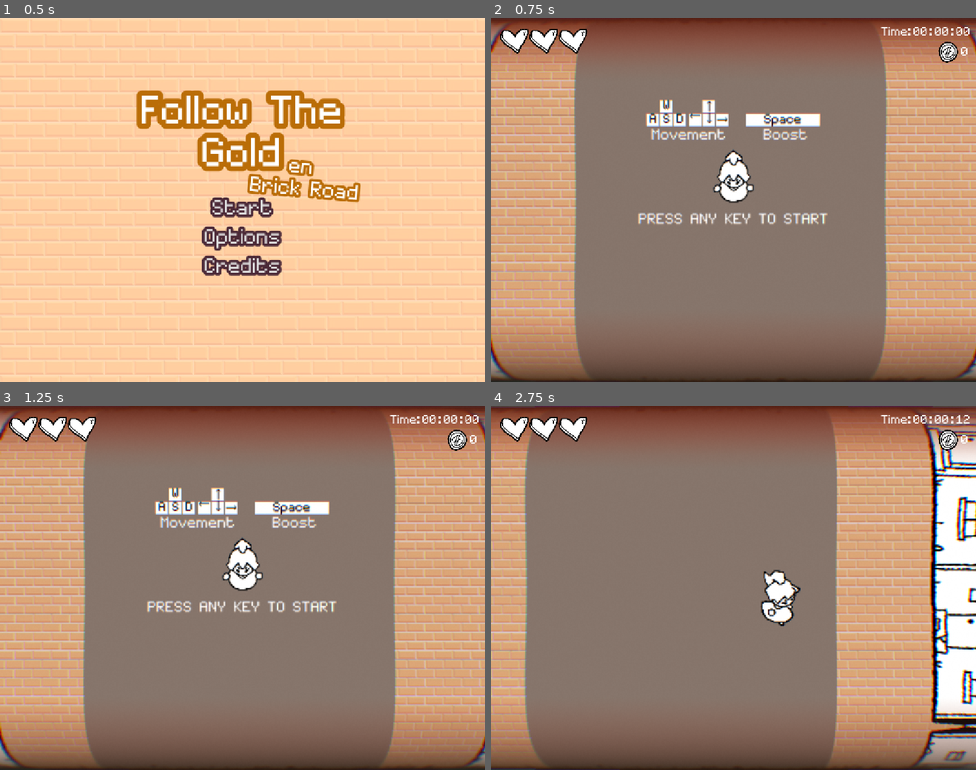
Above: before the commit, frames 1-4 (two rows, left to right).
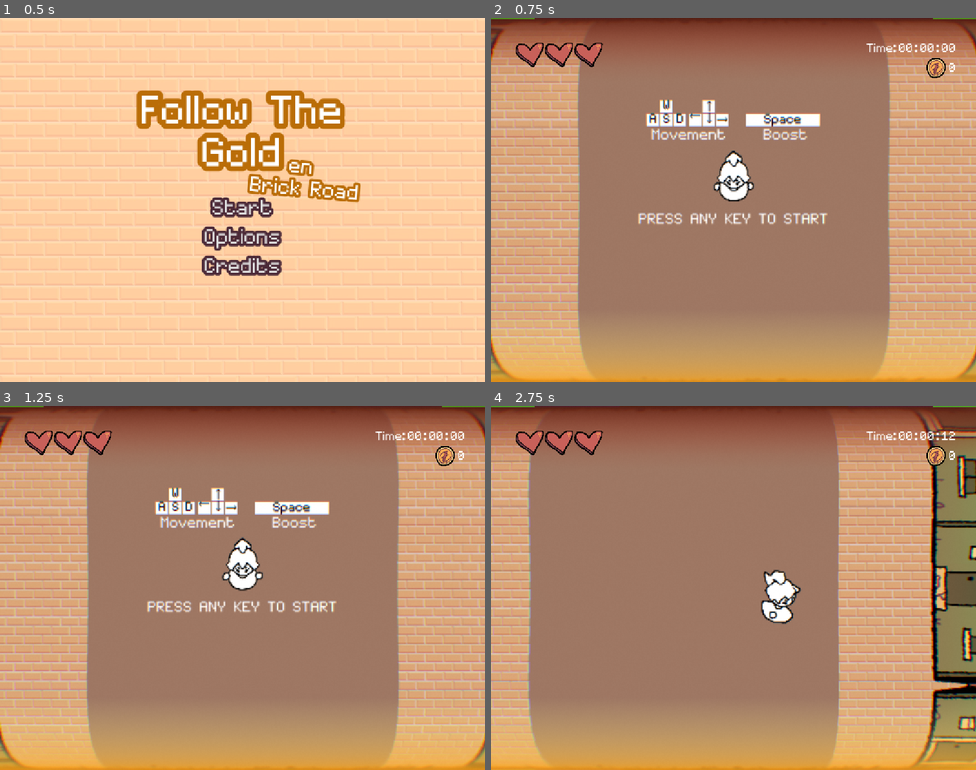
Above: after the commit, the same moments.

Repository: kayillustrations/Follow-The-Gold
Game: Godot game, scene res://scenes/main_menu.tscn
The game is run twice, just before and just after one commit, with the same random seed, the same clock (stepped at 60 frames per second) and the same inputs.
Inputs (mouse positions are in pixels of both pictures, inside the frame that each line leads up to):
- Up to frame 1 (0.5 s): no input
- Up to frame 2 (0.75 s): click "Start" at 0.5 s
- Up to frame 3 (1.25 s): no input
- Up to frame 4 (2.75 s): tap Enter (ui_accept) at 1.25, 1.52, 2.27 s; move the mouse to (840, 569) at 1.27 s; hold D (right) 1.28-2.03 s; tap Space (Boost) at 1.35, 2.1 s; move the mouse to (636, 606) at 2.02 s; hold Down (down) from 2.03 s (still down)

Frame 1 is identical in both runs. In frame 2, 36% of the frame differs, in the area x 0-100%, y 0-100%; in frame 3, 35%; in frame 4, 39%.

Commit message:
movement animations

Diff:
--- a/objects/coin.tscn
+++ b/objects/coin.tscn
@@ -17,7 +17,8 @@
 script = ExtResource("1_je4cw")
 
 [node name="Sprite2D" type="Sprite2D" parent="."]
-scale = Vector2(0.25, 0.25)
+position = Vector2(0.542553, 0.5)
+scale = Vector2(0.244681, 0.244681)
 texture = ExtResource("2_1o7s2")
 
 [node name="CollisionShape2D" type="CollisionShape2D" parent="."]
--- a/objects/obs_puddle.tscn
+++ b/objects/obs_puddle.tscn
@@ -9,6 +9,7 @@
 height = 33.0
 
 [node name="Puddle" instance=ExtResource("1_2yiwk")]
+scale = Vector2(4, 4)
 script = ExtResource("2_j2rvv")
 
 [node name="Sprite2D" parent="." index="0"]
--- a/objects/player.gd
+++ b/objects/player.gd
@@ -81,13 +81,6 @@
 		return true
 	else: return false
 
-func PlayAnim(anim):
-	if anim == null:
-		#match movement
-		pass
-	else: #play anim
-		pass
-	pass
 
 func AxisMovement():
 	if direction_x == 0:
@@ -109,7 +102,9 @@
 		walk_mod = 1/4
 	elif isBoosted:
 		velocity *=2
-	else: Boost(false)
+	else:
+		Boost(false)
+		walk_mod = .9
 
 	if !canMove:
 		velocity.y = GameManager.b_movement
@@ -119,8 +114,8 @@
 func GetAnimated():
 	if direction_x > 0:animated_sprite_2d.flip_h = true
 	else: animated_sprite_2d.flip_h = false
-	if direction_y > 0: animated_sprite_2d.speed_scale = 1.5
-	else: animated_sprite_2d.speed_scale = 1
+	if direction_y < 0: animated_sprite_2d.speed_scale = 1.75
+	else: animated_sprite_2d.speed_scale = 1.15
 
 	if direction_x == 0 && direction_y > 0:
 		animated_sprite_2d.animation = "idle"
--- a/objects/player.tscn
+++ b/objects/player.tscn
@@ -1,58 +1,41 @@
-[gd_scene load_steps=23 format=3 uid="uid://dh2v0600vkess"]
+[gd_scene load_steps=41 format=3 uid="uid://dh2v0600vkess"]
 
 [ext_resource type="Script" uid="uid://053yqqoj8kga" path="res://objects/player.gd" id="1_ykyjo"]
-[ext_resource type="Texture2D" uid="uid://bdcx8e54af2hr" path="res://art/p_angle.png" id="2_s4hvt"]
-[ext_resource type="Texture2D" uid="uid://c5ur0kfhswm1x" path="res://art/p_forward.png" id="3_2sux5"]
+[ext_resource type="Texture2D" uid="uid://cyqvbiubus3ot" path="res://art/angle/angle_0000.png" id="2_mle5l"]
+[ext_resource type="Texture2D" uid="uid://cdkcoiyefxedg" path="res://art/angle/angle_0001.png" id="3_i4kk0"]
 [ext_resource type="Script" uid="uid://dqvai2dc6pdkc" path="res://_globals/components/health_comp.gd" id="3_uxov2"]
-[ext_resource type="Texture2D" uid="uid://ccglb0xd6rheb" path="res://art/p_idle.png" id="4_iqfnf"]
+[ext_resource type="Texture2D" uid="uid://0glbol7qhbny" path="res://art/idle/idle_0000.png" id="4_bhqug"]
 [ext_resource type="AudioStream" uid="uid://cillrsqptynng" path="res://sound/sfx/sfx_player/boostsfx.wav" id="4_nmc1l"]
+[ext_resource type="Texture2D" uid="uid://x5bngqyxigfe" path="res://art/angle/angle_0002.png" id="4_s854h"]
 [ext_resource type="AudioStream" uid="uid://2yg770bir0wt" path="res://sound/sfx/sfx_player/sfx_footsteps/footstep1.wav" id="5_4vq5b"]
-[ext_resource type="Texture2D" uid="uid://dgki2ifhg5ap2" path="res://art/p_side.png" id="5_bhqug"]
+[ext_resource type="Texture2D" uid="uid://c0ol5ehis2lt0" path="res://art/idle/idle_0001.png" id="5_cyhxw"]
 [ext_resource type="AudioStream" uid="uid://l5ycmngpuuwc" path="res://sound/sfx/sfx_player/hurtsfx.wav" id="5_mqnmn"]
+[ext_resource type="Texture2D" uid="uid://muy4om03p3nc" path="res://art/angle/angle_0003.png" id="5_tj211"]
 [ext_resource type="AudioStream" uid="uid://bfak80wc1fmpg" path="res://sound/sfx/sfx_player/sfx_footsteps/footstep2.wav" id="6_3nfmf"]
 [ext_resource type="AudioStream" uid="uid://b3lni6lo6o4hh" path="res://sound/sfx/sfx_obstacles/smokehitsfx.wav" id="6_5esnd"]
+[ext_resource type="Texture2D" uid="uid://vuitr166bjq3" path="res://art/angle/angle_0004.png" id="6_kqdjh"]
+[ext_resource type="Texture2D" uid="uid://c2rjclarlr8l" path="res://art/idle/idle_0002.png" id="6_wq66c"]
 [ext_resource type="AudioStream" uid="uid://dx0hy058up8m0" path="res://sound/sfx/sfx_player/sfx_footsteps/footstep3.wav" id="7_42cpl"]
+[ext_resource type="Texture2D" uid="uid://6j70hgqdkkwg" path="res://art/idle/idle_0003.png" id="7_183dw"]
+[ext_resource type="Texture2D" uid="uid://c07ehs33ge66b" path="res://art/angle/angle_0005.png" id="7_a5pfi"]
 [ext_resource type="AudioStream" uid="uid://f7yeoatwf6fy" path="res://sound/sfx/sfx_obstacles/splashsfx.wav" id="7_w1o2u"]
+[ext_resource type="Texture2D" uid="uid://c4822yams8man" path="res://art/forward/forward_0000.png" id="8_f2hc5"]
 [ext_resource type="AudioStream" uid="uid://bxwasjun26mj5" path="res://sound/sfx/sfx_player/confusedsfx.wav" id="8_s4hvt"]
 [ext_resource type="AudioStream" uid="uid://bnda7bdu0uapw" path="res://sound/sfx/sfx_player/sfx_footsteps/footstep4.wav" id="8_vqq2l"]
 [ext_resource type="AudioStream" uid="uid://c8nonnd0qjbse" path="res://sound/sfx/sfx_player/getcoinsfx.wav" id="9_2sux5"]
 [ext_resource type="AudioStream" uid="uid://df7sjs3pmrwsm" path="res://sound/sfx/sfx_player/sfx_footsteps/footstep5.wav" id="9_r673r"]
+[ext_resource type="Texture2D" uid="uid://cissjwksongal" path="res://art/forward/forward_0001.png" id="9_sktdc"]
+[ext_resource type="Texture2D" uid="uid://bg3ejgpr7puny" path="res://art/forward/forward_0002.png" id="10_ghhh6"]
 [ext_resource type="AudioStream" uid="uid://doopgymm30mmj" path="res://sound/sfx/sfx_player/sfx_footsteps/footstep6.wav" id="10_mqnmn"]
-
-[sub_resource type="SpriteFrames" id="SpriteFrames_cyhxw"]
-animations = [{
-"frames": [{
-"duration": 1.0,
-"texture": ExtResource("2_s4hvt")
-}],
-"loop": true,
-"name": &"angle",
-"speed": 5.0
-}, {
-"frames": [{
-"duration": 1.0,
-"texture": ExtResource("3_2sux5")
-}],
-"loop": true,
-"name": &"forward",
-"speed": 5.0
-}, {
-"frames": [{
-"duration": 1.0,
-"texture": ExtResource("4_iqfnf")
-}],
-"loop": true,
-"name": &"idle",
-"speed": 5.0
-}, {
-"frames": [{
-"duration": 1.0,
-"texture": ExtResource("5_bhqug")
-}],
-"loop": true,
-"name": &"side",
-"speed": 5.0
-}]
+[ext_resource type="Texture2D" uid="uid://vbr4w8srjdr2" path="res://art/forward/forward_0003.png" id="11_dibtv"]
+[ext_resource type="Texture2D" uid="uid://8msyn5vf4ucv" path="res://art/forward/forward_0004.png" id="12_d4anp"]
+[ext_resource type="Texture2D" uid="uid://d3hr8w428xtdv" path="res://art/forward/forward_0005.png" id="13_ct16p"]
+[ext_resource type="Texture2D" uid="uid://ceqyb6qep4a8w" path="res://art/side/side_0000.png" id="18_arub5"]
+[ext_resource type="Texture2D" uid="uid://cse6i16lg6mup" path="res://art/side/side_0001.png" id="19_4g3oa"]
+[ext_resource type="Texture2D" uid="uid://cc754gj2d86uo" path="res://art/side/side_0002.png" id="20_r7a5p"]
+[ext_resource type="Texture2D" uid="uid://c5sq7mgpg6umk" path="res://art/side/side_0003.png" id="21_kmthn"]
+[ext_resource type="Texture2D" uid="uid://bt7ggbwqjp8" path="res://art/side/side_0004.png" id="22_775wt"]
+[ext_resource type="Texture2D" uid="uid://d2qjxevb1h042" path="res://art/side/side_0005.png" id="23_dsdn8"]
 
 [sub_resource type="CapsuleShape2D" id="CapsuleShape2D_bxedw"]
 radius = 31.0
@@ -61,6 +44,95 @@
 [sub_resource type="CapsuleShape2D" id="CapsuleShape2D_uxov2"]
 radius = 33.0
 height = 120.0
+
+[sub_resource type="SpriteFrames" id="SpriteFrames_cyhxw"]
+animations = [{
+"frames": [{
+"duration": 1.0,
+"texture": ExtResource("2_mle5l")
+}, {
+"duration": 1.0,
+"texture": ExtResource("3_i4kk0")
+}, {
+"duration": 1.0,
+"texture": ExtResource("4_s854h")
+}, {
+"duration": 1.0,
+"texture": ExtResource("5_tj211")
+}, {
+"duration": 1.0,
+"texture": ExtResource("6_kqdjh")
+}, {
+"duration": 1.0,
+"texture": ExtResource("7_a5pfi")
+}],
+"loop": true,
+"name": &"angle",
+"speed": 5.0
+}, {
+"frames": [{
+"duration": 1.0,
+"texture": ExtResource("8_f2hc5")
+}, {
+"duration": 1.0,
+"texture": ExtResource("9_sktdc")
+}, {
+"duration": 1.0,
+"texture": ExtResource("10_ghhh6")
+}, {
+"duration": 1.0,
+"texture": ExtResource("11_dibtv")
+}, {
+"duration": 1.0,
+"texture": ExtResource("12_d4anp")
+}, {
+"duration": 1.0,
+"texture": ExtResource("13_ct16p")
+}],
+"loop": true,
+"name": &"forward",
+"speed": 5.0
+}, {
+"frames": [{
+"duration": 2.0,
+"texture": ExtResource("4_bhqug")
+}, {
+"duration": 1.5,
+"texture": ExtResource("5_cyhxw")
+}, {
+"duration": 1.5,
+"texture": ExtResource("6_wq66c")
+}, {
+"duration": 1.5,
+"texture": ExtResource("7_183dw")
+}],
+"loop": true,
+"name": &"idle",
+"speed": 5.0
+}, {
+"frames": [{
+"duration": 1.0,
+"texture": ExtResource("18_arub5")
+}, {
+"duration": 1.0,
+"texture": ExtResource("19_4g3oa")
+}, {
+"duration": 1.0,
+"texture": ExtResource("20_r7a5p")
+}, {
+"duration": 1.0,
+"texture": ExtResource("21_kmthn")
+}, {
+"duration": 1.0,
+"texture": ExtResource("22_775wt")
+}, {
+"duration": 1.0,
+"texture": ExtResource("23_dsdn8")
+}],
+"loop": true,
+"name": &"side",
+"speed": 5.0
+}]
 
 [sub_resource type="AudioStreamRandomizer" id="AudioStreamRandomizer_5esnd"]
 streams_count = 6
@@ -78,6 +150,22 @@
 collision_mask = 17
 script = ExtResource("1_ykyjo")
 
+[node name="Collision" type="CollisionShape2D" parent="."]
+position = Vector2(0, -57)
+shape = SubResource("CapsuleShape2D_bxedw")
+
+[node name="HealthComp" type="Area2D" parent="."]
+position = Vector2(0, -55.75)
+collision_layer = 2
+collision_mask = 12
+script = ExtResource("3_uxov2")
+
+[node name="CollisionShape2D" type="CollisionShape2D" parent="HealthComp"]
+shape = SubResource("CapsuleShape2D_uxov2")
+
+[node name="Buffer" type="Timer" parent="HealthComp"]
+one_shot = true
+
 [node name="Sprite2D" type="Sprite2D" parent="."]
 position = Vector2(0, -55.75)
 scale = Vector2(0.5, 0.5)
@@ -91,27 +179,12 @@
 animation = &"idle"
 autoplay = "idle"
 
-[node name="Collision" type="CollisionShape2D" parent="."]
-position = Vector2(0, -57)
-shape = SubResource("CapsuleShape2D_bxedw")
-
-[node name="HealthComp" type="Area2D" parent="."]
-position = Vector2(0, -55.75)
-collision_layer = 2
-collision_mask = 12
-script = ExtResource("3_uxov2")
-
-[node name="CollisionShape2D" type="CollisionShape2D" parent="HealthComp"]
-shape = SubResource("CapsuleShape2D_uxov2")
-
-[node name="Buffer" type="Timer" parent="HealthComp"]
-one_shot = true
-
 [node name="Boost" type="Timer" parent="."]
 
 [node name="Cooldown" type="Timer" parent="."]
 
 [node name="move" type="Timer" parent="."]
+wait_time = 0.001
 one_shot = true
 autostart = true
 
--- a/saves/save.cfg
+++ b/saves/save.cfg
@@ -1,3 +1,3 @@
 [0]
 
-highscore=796
+highscore=1141
--- a/saves/settings.cfg
+++ b/saves/settings.cfg
@@ -1,5 +1,5 @@
 [0]
 
 debug_mode=true
-volume_music=0.02
-volume_sfx=0.675
+volume_music=0.0
+volume_sfx=1.0
--- a/scenes/level.tscn
+++ b/scenes/level.tscn
@@ -25,8 +25,8 @@
 
 [sub_resource type="Gradient" id="Gradient_82cfe"]
 interpolation_mode = 2
-offsets = PackedFloat32Array(0.480519)
-colors = PackedColorArray(0.526102, 0.461896, 0.423135, 1)
+offsets = PackedFloat32Array(0.50974)
+colors = PackedColorArray(0.62, 0.467067, 0.3906, 1)
 
 [sub_resource type="GradientTexture2D" id="GradientTexture2D_gunhw"]
 gradient = SubResource("Gradient_82cfe")
@@ -53,6 +53,12 @@
 [sub_resource type="GradientTexture2D" id="GradientTexture2D_8iemx"]
 gradient = SubResource("Gradient_t1rx8")
 
+[sub_resource type="Gradient" id="Gradient_wc255"]
+colors = PackedColorArray(1, 0.566667, 0, 1, 1, 0.966667, 0.6, 0)
+
+[sub_resource type="GradientTexture2D" id="GradientTexture2D_arp2o"]
+gradient = SubResource("Gradient_wc255")
+
 [sub_resource type="WorldBoundaryShape2D" id="WorldBoundaryShape2D_olg7q"]
 normal = Vector2(0, 1)
 
@@ -68,7 +74,7 @@
 size = Vector2(1382, 20)
 
 [sub_resource type="RectangleShape2D" id="RectangleShape2D_wc255"]
-size = Vector2(126, 43)
+size = Vector2(150, 43)
 
 [sub_resource type="RectangleShape2D" id="RectangleShape2D_arp2o"]
 size = Vector2(900, 50)
@@ -143,7 +149,7 @@
 [node name="Stationary" type="Node2D" parent="."]
 
 [node name="Parallax" type="Node2D" parent="Stationary"]
-position = Vector2(0, 330)
+position = Vector2(0, 244)
 
 [node name="Parallax2D" type="Parallax2D" parent="Stationary/Parallax"]
 scale = Vector2(0.5, 0.5)
@@ -158,7 +164,7 @@
 texture = ExtResource("8_fpun6")
 
 [node name="Parallax2D4" type="Parallax2D" parent="Stationary/Parallax"]
-scroll_offset = Vector2(-6, -358)
+scroll_offset = Vector2(0, -360)
 repeat_size = Vector2(0, 1080)
 autoscroll = Vector2(0, -150)
 limit_begin = Vector2(0, 0)
@@ -220,12 +226,11 @@
 texture = SubResource("GradientTexture2D_8iemx")
 
 [node name="Brown Gradient2" type="Sprite2D" parent="Stationary"]
-modulate = Color(0.62, 0.28768, 0.2046, 1)
 z_index = 100
 position = Vector2(-2, 496)
 rotation = -1.5708
 scale = Vector2(4, 22.783)
-texture = SubResource("GradientTexture2D_8iemx")
+texture = SubResource("GradientTexture2D_arp2o")
 
 [node name="Walls" type="Node2D" parent="Stationary"]
 
--- a/scenes/spawning_manager.gd
+++ b/scenes/spawning_manager.gd
@@ -79,7 +79,7 @@
 			location = ChooseChild(sewers)
 			instance = preload("res://objects/obs_sewer.tscn")
 		SignalBus.Obstacles.POPPY:
-			location = ChooseChild(sidewalks) + Vector2((350 * [-1,1].pick_random()),0)
+			location = ChooseChild(sidewalks) + Vector2((400 * [-1,1].pick_random()),0)
 			instance = preload("res://objects/obs_poppy.tscn")
 		SignalBus.Obstacles.RAT:
 			location = outside_bounds.get_children().pick_random().position
--- a/scenes/ui.tscn
+++ b/scenes/ui.tscn
@@ -107,10 +107,10 @@
 
 [node name="Health" type="Control" parent="."]
 anchors_preset = 0
-offset_left = 22.0
-offset_top = 26.0
-offset_right = 62.0
-offset_bottom = 66.0
+offset_left = 60.0
+offset_top = 60.0
+offset_right = 100.0
+offset_bottom = 100.0
 
 [node name="HBoxContainer" type="HBoxContainer" parent="Health"]
 layout_mode = 0
@@ -123,10 +123,10 @@
 anchors_preset = 1
 anchor_left = 1.0
 anchor_right = 1.0
-offset_left = -54.0
-offset_top = 19.0
-offset_right = -14.0
-offset_bottom = 59.0
+offset_left = -90.0
+offset_top = 60.0
+offset_right = -50.0
+offset_bottom = 100.0
 grow_horizontal = 0
 
 [node name="HBox" type="HBoxContainer" parent="Time"]
@@ -177,9 +177,10 @@
 anchors_preset = 1
 anchor_left = 1.0
 anchor_right = 1.0
-offset_left = -40.0
-offset_top = 59.0
-offset_bottom = 99.0
+offset_left = -70.0
+offset_top = 98.0
+offset_right = -30.0
+offset_bottom = 138.0
 grow_horizontal = 0
 
 [node name="HBoxContainer" type="HBoxContainer" parent="Coins"]
--- a/ui/option_menu.tscn
+++ b/ui/option_menu.tscn
@@ -16,6 +16,8 @@
 region = Rect2(1303, 217, 96, 101)
 
 [sub_resource type="StyleBoxEmpty" id="StyleBoxEmpty_6jpam"]
+
+[sub_resource type="StyleBoxEmpty" id="StyleBoxEmpty_vtq1k"]
 
 [node name="Options" type="Control"]
 layout_mode = 3
@@ -92,12 +94,6 @@
 text = "Music"
 horizontal_alignment = 2
 
-[node name="Button" type="Button" parent="Panel"]
-layout_mode = 1
-offset_right = 53.0
-offset_bottom = 36.0
-text = "esc"
-
 [node name="Control" type="Control" parent="."]
 layout_mode = 1
 anchors_preset = 8
@@ -113,7 +109,6 @@
 grow_vertical = 2
 
 [node name="TextureRect" type="TextureRect" parent="Control"]
-self_modulate = Color(0.71, 0.40967, 0.3266, 1)
 layout_mode = 1
 offset_left = -312.0
 offset_top = -165.0
@@ -156,8 +151,31 @@
 step = 0.001
 value = 1.0
 
-[connection signal="pressed" from="Panel/Button" to="." method="_on_button_pressed"]
+[node name="Button" type="Button" parent="Control"]
+layout_mode = 1
+offset_left = 197.0
+offset_top = -139.0
+offset_right = 250.0
+offset_bottom = -89.0
+theme_override_colors/font_hover_pressed_color = Color(1, 0.854902, 0.552941, 1)
+theme_override_colors/font_hover_color = Color(1, 0.854902, 0.552941, 1)
+theme_override_colors/font_color = Color(1, 0.67451, 0.329412, 1)
+theme_override_font_sizes/font_size = 50
+theme_override_styles/focus = SubResource("StyleBoxEmpty_vtq1k")
+theme_override_styles/disabled_mirrored = SubResource("StyleBoxEmpty_vtq1k")
+theme_override_styles/disabled = SubResource("StyleBoxEmpty_vtq1k")
+theme_override_styles/hover_pressed_mirrored = SubResource("StyleBoxEmpty_vtq1k")
+theme_override_styles/hover_pressed = SubResource("StyleBoxEmpty_vtq1k")
+theme_override_styles/hover_mirrored = SubResource("StyleBoxEmpty_vtq1k")
+theme_override_styles/hover = SubResource("StyleBoxEmpty_vtq1k")
+theme_override_styles/pressed_mirrored = SubResource("StyleBoxEmpty_vtq1k")
+theme_override_styles/pressed = SubResource("StyleBoxEmpty_vtq1k")
+theme_override_styles/normal_mirrored = SubResource("StyleBoxEmpty_vtq1k")
+theme_override_styles/normal = SubResource("StyleBoxEmpty_vtq1k")
+text = "x"
+
 [connection signal="drag_ended" from="Control/TextureRect/SFX_Slider" to="." method="_on_sfx_slider_drag_ended"]
 [connection signal="value_changed" from="Control/TextureRect/SFX_Slider" to="." method="_on_sfx_slider_value_changed"]
 [connection signal="drag_ended" from="Control/TextureRect/Music_Slider" to="." method="_on_music_slider_drag_ended"]
 [connection signal="value_changed" from="Control/TextureRect/Music_Slider" to="." method="_on_music_slider_value_changed"]
+[connection signal="pressed" from="Control/Button" to="." method="_on_button_pressed"]
Binary file added: art/angle/angle_0000.png
Not shown, added: art/angle/angle_0000.png.import
Binary file added: art/angle/angle_0001.png
Not shown, added: art/angle/angle_0001.png.import
Binary file added: art/angle/angle_0002.png
Not shown, added: art/angle/angle_0002.png.import
Binary file added: art/angle/angle_0003.png
Not shown, added: art/angle/angle_0003.png.import
Binary file added: art/angle/angle_0004.png
Not shown, added: art/angle/angle_0004.png.import
Binary file added: art/angle/angle_0005.png
Not shown, added: art/angle/angle_0005.png.import
(and 38 more such lines)
